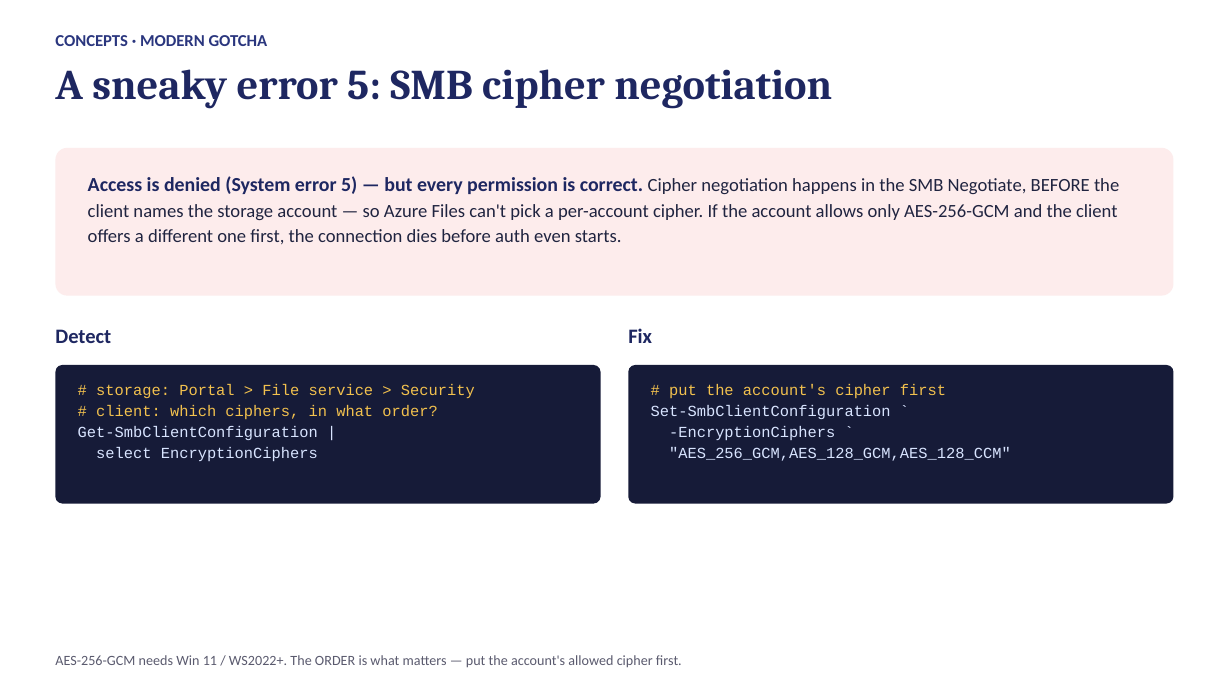
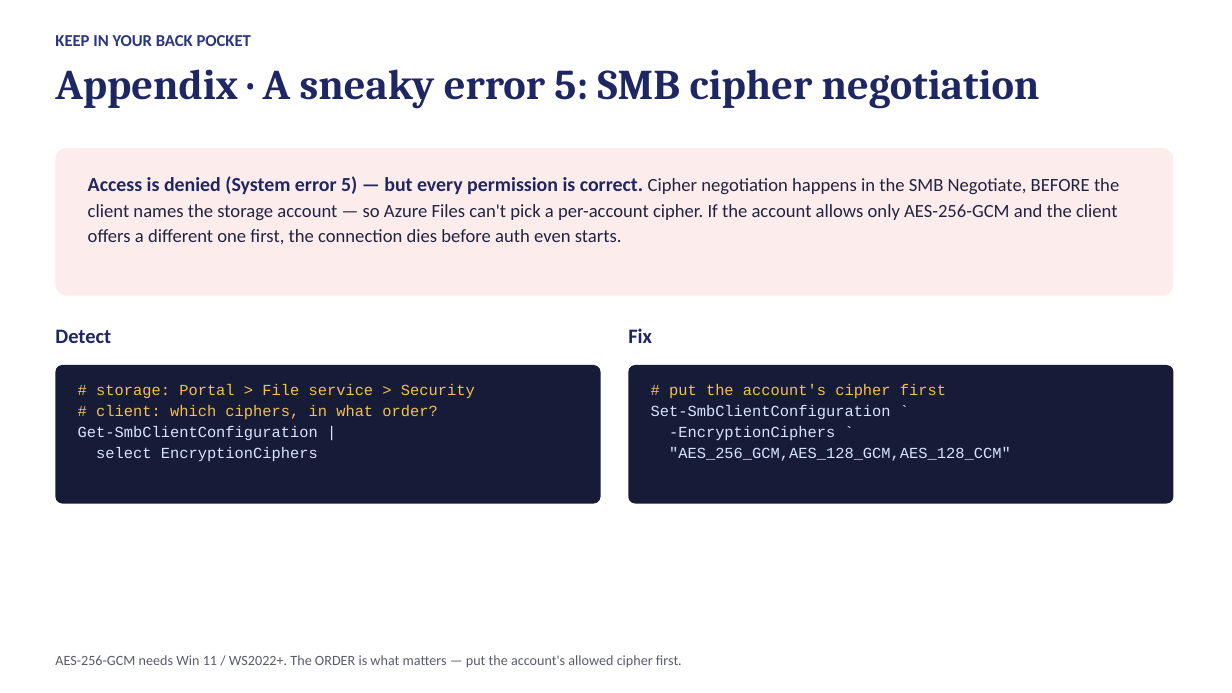
Before and after one commit to kmin1223/azfiles-lab, a slide deck: slide 23 of session1-adds-deck.pptx (slide 13 before the commit). Drawn at 1232x693 pixels with LibreOffice and Linux fonts; fonts in the diff are those of the drawing. Boxes give left, top, right and bottom in pixels: in the first picture for what was removed or moved away, otherwise in the second. Text is boxed around its words. In the diff, an @@ line names an element or a change of style, - is before the commit and + after.

```diff
--- a/session1-adds-deck.pptx
+++ b/session1-adds-deck.pptx
@@ text at [55, 35, 251, 46]: text changed @@
-CONCEPTS · MODERN GOTCHA
+KEEP IN YOUR BACK POCKET
@@ text at [55, 69, 1040, 109]: text changed @@
-A sneaky error 5: SMB cipher negotiation
+Appendix · A sneaky error 5: SMB cipher negotiation
```
Also in this commit, not shown: 3 other slides changed, 3 slides added, 2 slides removed, 7 other files.
